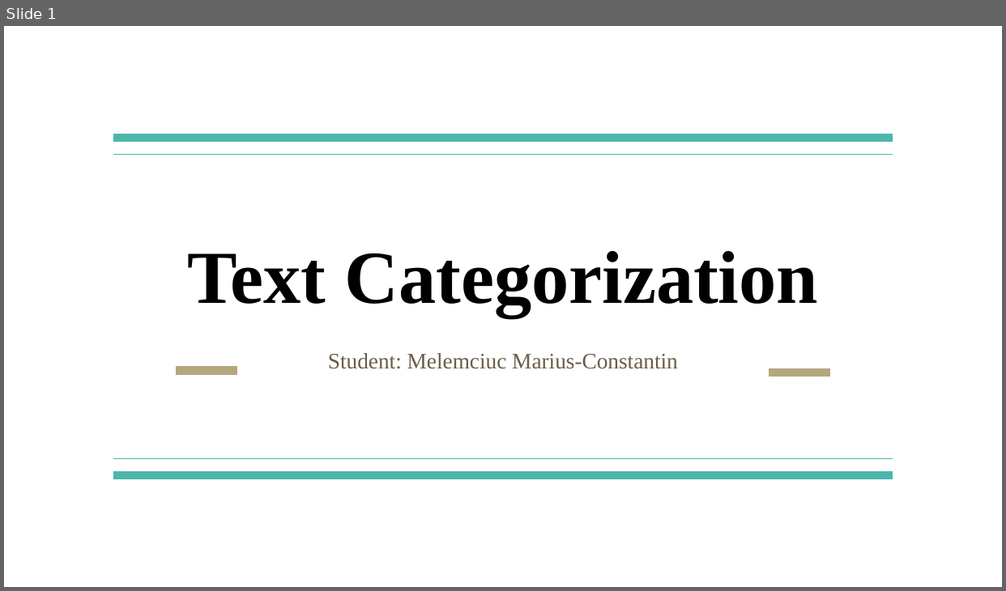
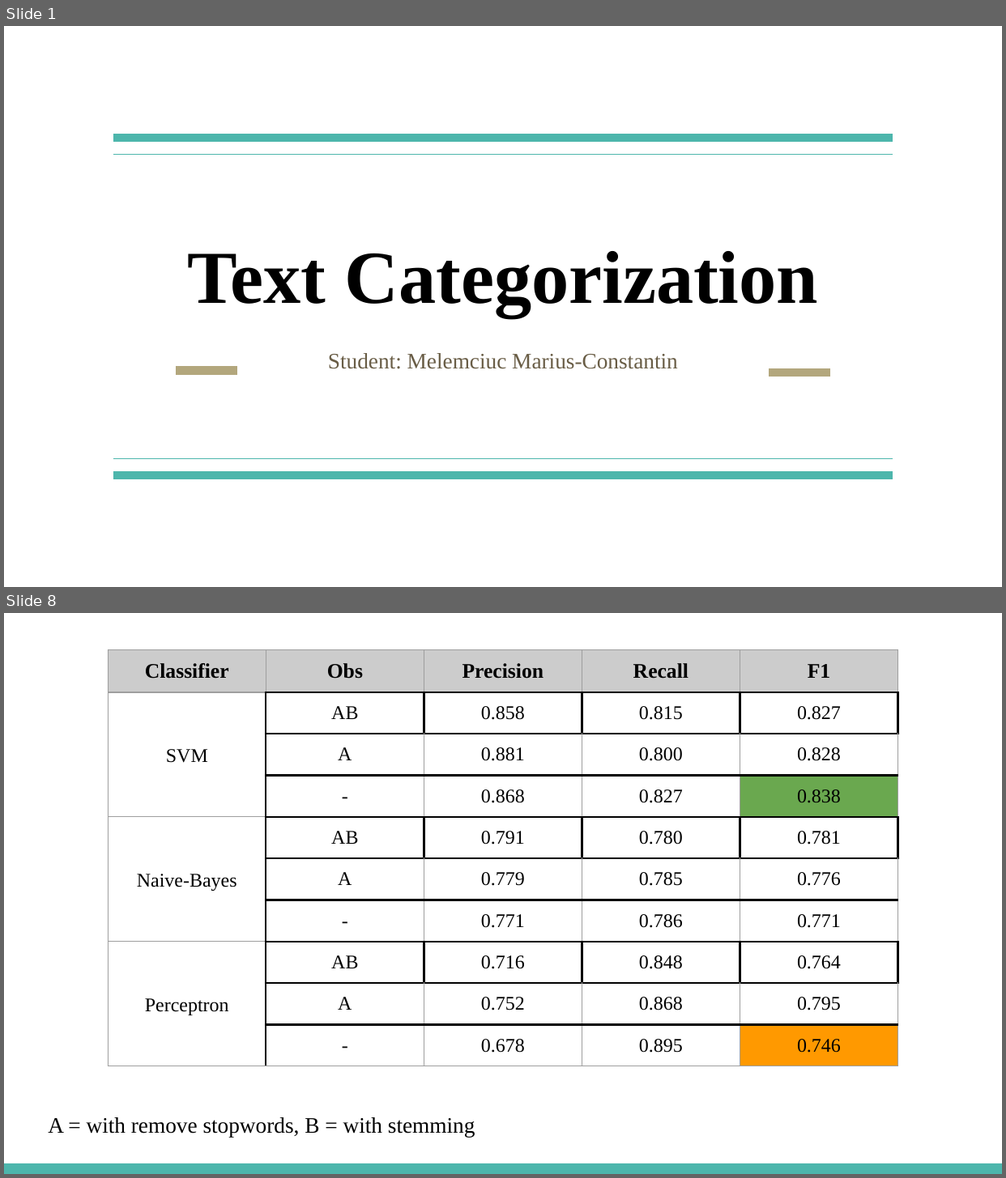
Before and after one commit to marius92mc/document-classification-reuters21578, a slide deck: slides/en_Text_Mining_-_Document_Classification_Reuters-21578_Dataset.pptx. Shown one above the other, each under a label of ours: slide 1 before the commit, slides 1 and 8 after it; the slides between them are not shown. The pictures are 1006x591 and 1006x1178 pixels, drawn with LibreOffice and Linux fonts; fonts in the diff are those of the drawing. Boxes give left, top, right and bottom in pixels: in the first picture for what was removed or moved away, otherwise in the second. Text is boxed around its words. In the diff, an @@ line names an element or a change of style, - is before the commit and + after.

Commit message:
Added Naive-Bayes and Perceptron classifiers

```diff
--- a/slides/en_Text_Mining_-_Document_Classification_Reuters-21578_Dataset.pptx
+++ b/slides/en_Text_Mining_-_Document_Classification_Reuters-21578_Dataset.pptx
@@ slide 8 added at box(4, 613, 1002, 1174), background #FFFFFF @@
@@ table added at box(108, 650, 896, 1056), 10 rows, 5 columns @@
+Classifier | Obs | Precision | Recall | F1
+SVM | AB | 0.858 | 0.815 | 0.827
+ | A | 0.881 | 0.800 | 0.828
+ | - | 0.868 | 0.827 | 0.838
+Naive-Bayes | AB | 0.791 | 0.780 | 0.781
+ | A | 0.779 | 0.785 | 0.776
+ | - | 0.771 | 0.786 | 0.771
+Perceptron | AB | 0.716 | 0.848 | 0.764
+ | A | 0.752 | 0.868 | 0.795
+ | - | 0.678 | 0.895 | 0.746
@@ text added at box(48, 1118, 475, 1137), 16 pt, text #000000 @@
+A = with remove stopwords, B = with stemming
@@ rectangle added at box(4, 1164, 1002, 1174), fill #4DB6AC @@
```
Also in this commit, not shown: 6 slides changed, 5 other files.
